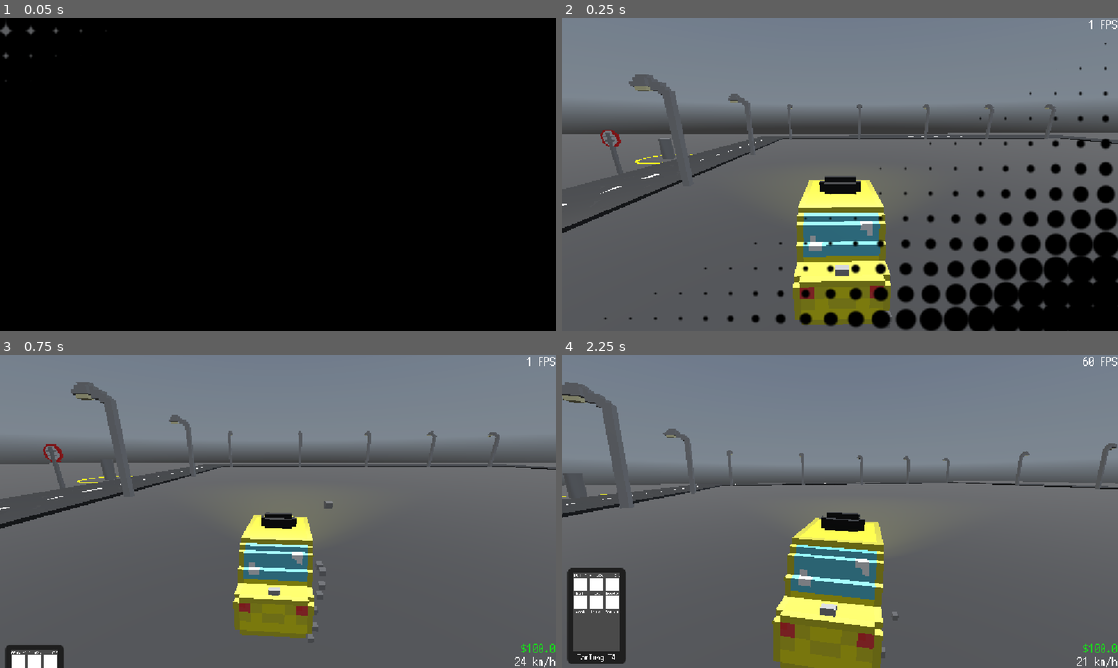
Above: before the commit, frames 1-4 (two rows, left to right).
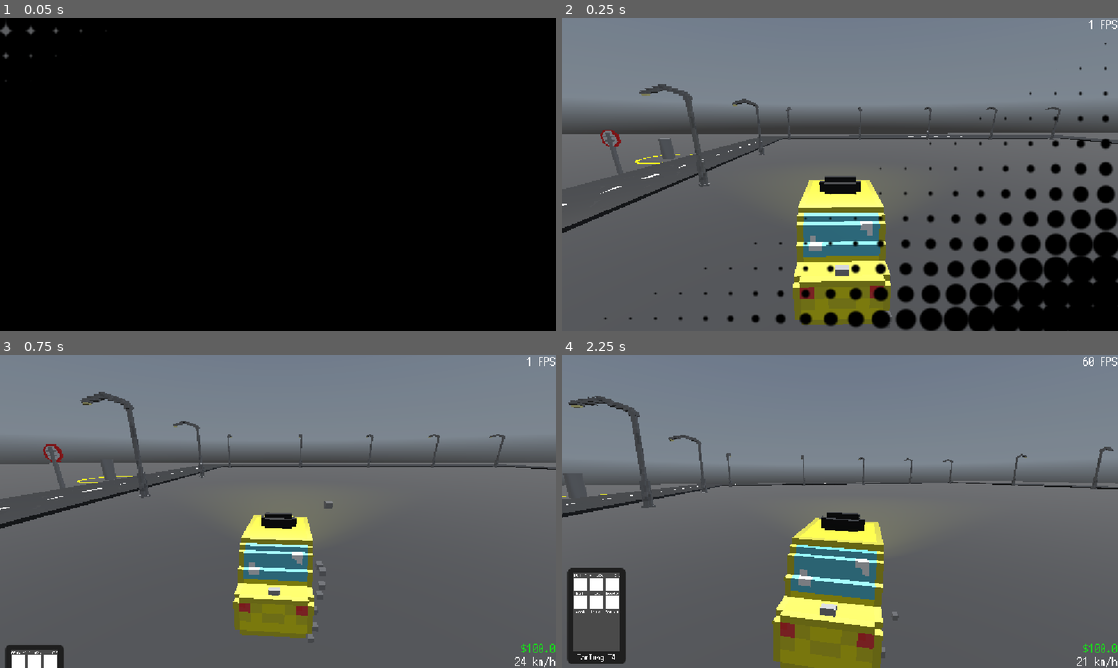
Above: after the commit, the same moments.

Repository: RafaeloxMC/super-taxi-sim
Game: Godot game, scene res://scenes/map/world.tscn
Same seed, same stepped clock (60 frames per second), same inputs: the game is played once before the commit and once after it. This scene is started directly instead of the project's main scene. A sky picture missing from this copy of the repository is replaced by a grey-blue gradient.
Inputs (mouse positions are in pixels of both pictures, inside the frame that each line leads up to):
- Up to frame 1 (0.05 s): no input
- Up to frame 2 (0.25 s): no input
- Up to frame 3 (0.75 s): tap Enter at 0.5 s; move the mouse to (400, 495) at 0.52 s; hold D (steer_right) from 0.53 s (still down); tap Q (phone) at 0.6 s; click (400, 495) at 0.67 s
- Up to frame 4 (2.25 s): move the mouse to (840, 511) at 1.27 s; release D (steer_right) at 1.28 s; hold S (brake) 1.28-2.03 s; tap Alt at 1.35 s; click (840, 511) at 1.42 s; move the mouse to (895, 442) at 2.02 s; hold D (steer_right) from 2.03 s (still down); tap Shift at 2.1 s

Frame 1 is identical in both runs. In frame 2, 1.2% of the frame differs, in the area x 12-90%, y 18-54%; in frame 3, 1.6%; in frame 4, 2.3%, in the area x 0-100%, y 8-49%.

Commit message:
New Street Lamp model

Diff:
--- a/scenes/map/street_lamp.tscn
+++ b/scenes/map/street_lamp.tscn
@@ -11,10 +11,10 @@
 script = ExtResource("1_i31hr")
 
 [node name="Model" parent="." instance=ExtResource("2_uli3y")]
-transform = Transform3D(0.4, 0, 0, 0, 0.4, 0, 0, 0, 0.4, 0, 0, 1.6108518)
+transform = Transform3D(-8.742278e-09, 0, 0.20000002, 0, 0.20000002, 0, -0.20000002, 0, -8.742278e-09, 0, 0, -1.9624891)
 
 [node name="SpotLight3D" type="SpotLight3D" parent="Model"]
-transform = Transform3D(1, 0, 0, 0, -4.371139e-08, 1, 0, -1, -4.371139e-08, 0, 27.906687, 2.2922297)
+transform = Transform3D(6.666666, 0, -8.4703295e-22, 0, -2.9140926e-07, 6.666666, 0, -6.666666, -2.9140926e-07, -22.435162, 51.982338, -9.80672e-07)
 light_color = Color(1, 1, 0.25882354, 1)
 light_energy = 10.0
 light_indirect_energy = 10.0
@@ -22,5 +22,5 @@
 spot_angle = 37.57
 
 [node name="CollisionShape3D" type="CollisionShape3D" parent="."]
-transform = Transform3D(1, 0, 0, 0, 1, 0, 0, 0, 1, 0.00036621094, 5.598816, 0.010787964)
+transform = Transform3D(1, 0, 0, 0, 1, 0, 0, 0, 1, 0.00036621094, 5.598816, -1.9618413)
 shape = SubResource("BoxShape3D_uli3y")
--- a/scenes/map/world.tscn
+++ b/scenes/map/world.tscn
@@ -133,55 +133,55 @@
 [node name="Lamps" type="Node3D" parent="."]
 
 [node name="StreetLamp" parent="Lamps" instance=ExtResource("11_5kusv")]
-transform = Transform3D(0.75, 0, 0, 0, 0.75, 0, 0, 0, 0.75, -7.11, 0.3, 52.746593)
+transform = Transform3D(0.75, 0, 0, 0, 0.75, 0, 0, 0, 0.75, -7.11, 0.48137075, 52.746593)
 
 [node name="StreetLamp2" parent="Lamps" instance=ExtResource("11_5kusv")]
-transform = Transform3D(0.75, 0, 0, 0, 0.75, 0, 0, 0, 0.75, 11.833193, 0.3, 52.746803)
+transform = Transform3D(0.75, 0, 0, 0, 0.75, 0, 0, 0, 0.75, 11.833193, 0.48137075, 52.746803)
 
 [node name="StreetLamp3" parent="Lamps" instance=ExtResource("11_5kusv")]
-transform = Transform3D(0.75, 0, 0, 0, 0.75, 0, 0, 0, 0.75, -25.645296, 0.3, 52.746803)
+transform = Transform3D(0.75, 0, 0, 0, 0.75, 0, 0, 0, 0.75, -25.645296, 0.48137075, 52.746803)
 
 [node name="StreetLamp4" parent="Lamps" instance=ExtResource("11_5kusv")]
-transform = Transform3D(0.75, 0, 0, 0, 0.75, 0, 0, 0, 0.75, -43.07625, 0.3, 52.746803)
+transform = Transform3D(0.75, 0, 0, 0, 0.75, 0, 0, 0, 0.75, -43.07625, 0.48137075, 52.746803)
 
 [node name="StreetLamp5" parent="Lamps" instance=ExtResource("11_5kusv")]
-transform = Transform3D(0.75, 0, 0, 0, 0.75, 0, 0, 0, 0.75, -60.230316, 0.3, 52.746803)
+transform = Transform3D(0.75, 0, 0, 0, 0.75, 0, 0, 0, 0.75, -60.230316, 0.48137075, 52.746803)
 
 [node name="StreetLamp6" parent="Lamps" instance=ExtResource("11_5kusv")]
-transform = Transform3D(-0.75, 0, -1.13246855e-07, 0, 0.75, 0, 1.13246855e-07, 0, -0.75, -7.109619, 0.3, -40.6091)
+transform = Transform3D(-0.75, 0, -1.13246855e-07, 0, 0.75, 0, 1.13246855e-07, 0, -0.75, -7.109619, 0.48137075, -40.6091)
 
 [node name="StreetLamp7" parent="Lamps" instance=ExtResource("11_5kusv")]
-transform = Transform3D(-0.75, 0, -1.13246855e-07, 0, 0.75, 0, 1.13246855e-07, 0, -0.75, 11.833193, 0.3, -40.6091)
+transform = Transform3D(-0.75, 0, -1.13246855e-07, 0, 0.75, 0, 1.13246855e-07, 0, -0.75, 11.833193, 0.48137075, -40.6091)
 
 [node name="StreetLamp8" parent="Lamps" instance=ExtResource("11_5kusv")]
-transform = Transform3D(-0.75, 0, -1.13246855e-07, 0, 0.75, 0, 1.13246855e-07, 0, -0.75, -25.645296, 0.3, -40.6091)
+transform = Transform3D(-0.75, 0, -1.13246855e-07, 0, 0.75, 0, 1.13246855e-07, 0, -0.75, -25.645296, 0.48137075, -40.6091)
 
 [node name="StreetLamp9" parent="Lamps" instance=ExtResource("11_5kusv")]
-transform = Transform3D(-0.75, 0, -1.13246855e-07, 0, 0.75, 0, 1.13246855e-07, 0, -0.75, -43.07625, 0.3, -40.6091)
+transform = Transform3D(-0.75, 0, -1.13246855e-07, 0, 0.75, 0, 1.13246855e-07, 0, -0.75, -43.07625, 0.48137075, -40.6091)
 
 [node name="StreetLamp10" parent="Lamps" instance=ExtResource("11_5kusv")]
-transform = Transform3D(-0.75, 0, -1.13246855e-07, 0, 0.75, 0, 1.13246855e-07, 0, -0.75, -58.256374, 0.3, -40.6091)
+transform = Transform3D(-0.75, 0, -1.13246855e-07, 0, 0.75, 0, 1.13246855e-07, 0, -0.75, -58.256374, 0.48137075, -40.6091)
 
 [node name="StreetLamp11" parent="Lamps" instance=ExtResource("11_5kusv")]
-transform = Transform3D(-3.278354e-08, 0, -0.75, 0, 0.75, 0, 0.75, 0, -3.278354e-08, -64.76123, 0.3, -16.172916)
+transform = Transform3D(-3.278354e-08, 0, -0.75, 0, 0.75, 0, 0.75, 0, -3.278354e-08, -64.76123, 0.48137075, -16.172916)
 
 [node name="StreetLamp12" parent="Lamps" instance=ExtResource("11_5kusv")]
-transform = Transform3D(-3.278354e-08, 0, -0.75, 0, 0.75, 0, 0.75, 0, -3.278354e-08, -64.76123, 0.3, 0.39247322)
+transform = Transform3D(-3.278354e-08, 0, -0.75, 0, 0.75, 0, 0.75, 0, -3.278354e-08, -64.76123, 0.48137075, 0.39247322)
 
 [node name="StreetLamp13" parent="Lamps" instance=ExtResource("11_5kusv")]
-transform = Transform3D(-3.278354e-08, 0, -0.75, 0, 0.75, 0, 0.75, 0, -3.278354e-08, -64.76123, 0.3, 16.776602)
+transform = Transform3D(-3.278354e-08, 0, -0.75, 0, 0.75, 0, 0.75, 0, -3.278354e-08, -64.76123, 0.48137075, 16.776602)
 
 [node name="StreetLamp14" parent="Lamps" instance=ExtResource("11_5kusv")]
-transform = Transform3D(-3.278354e-08, 0, -0.75, 0, 0.75, 0, 0.75, 0, -3.278354e-08, -64.76123, 0.3, 32.21723)
+transform = Transform3D(-3.278354e-08, 0, -0.75, 0, 0.75, 0, 0.75, 0, -3.278354e-08, -64.76123, 0.48137075, 32.21723)
 
 [node name="StreetLamp16" parent="Lamps" instance=ExtResource("11_5kusv")]
-transform = Transform3D(-3.278354e-08, 0, 0.75, 0, 0.75, 0, -0.75, 0, -3.278354e-08, 13.139553, 0.3, -2.5453186)
+transform = Transform3D(-3.278354e-08, 0, 0.75, 0, 0.75, 0, -0.75, 0, -3.278354e-08, 13.139553, 0.48137075, -2.5453186)
 
 [node name="StreetLamp17" parent="Lamps" instance=ExtResource("11_5kusv")]
-transform = Transform3D(-3.278354e-08, 0, 0.75, 0, 0.75, 0, -0.75, 0, -3.278354e-08, 13.139553, 0.3, 13.83881)
+transform = Transform3D(-3.278354e-08, 0, 0.75, 0, 0.75, 0, -0.75, 0, -3.278354e-08, 13.139553, 0.48137075, 13.83881)
 
 [node name="StreetLamp18" parent="Lamps" instance=ExtResource("11_5kusv")]
-transform = Transform3D(-3.278354e-08, 0, 0.75, 0, 0.75, 0, -0.75, 0, -3.278354e-08, 13.139553, 0.3, 29.27944)
+transform = Transform3D(-3.278354e-08, 0, 0.75, 0, 0.75, 0, -0.75, 0, -3.278354e-08, 13.139553, 0.48137075, 29.27944)
 
 [node name="Camera3D" type="Camera3D" parent="." node_paths=PackedStringArray("target")]
 transform = Transform3D(-1, 0, -8.742278e-08, 0, 1, 0, 8.742278e-08, 0, -1, 0, 9.123532, 0)
Not shown, changed: assets/models/street_lamp.gltf
